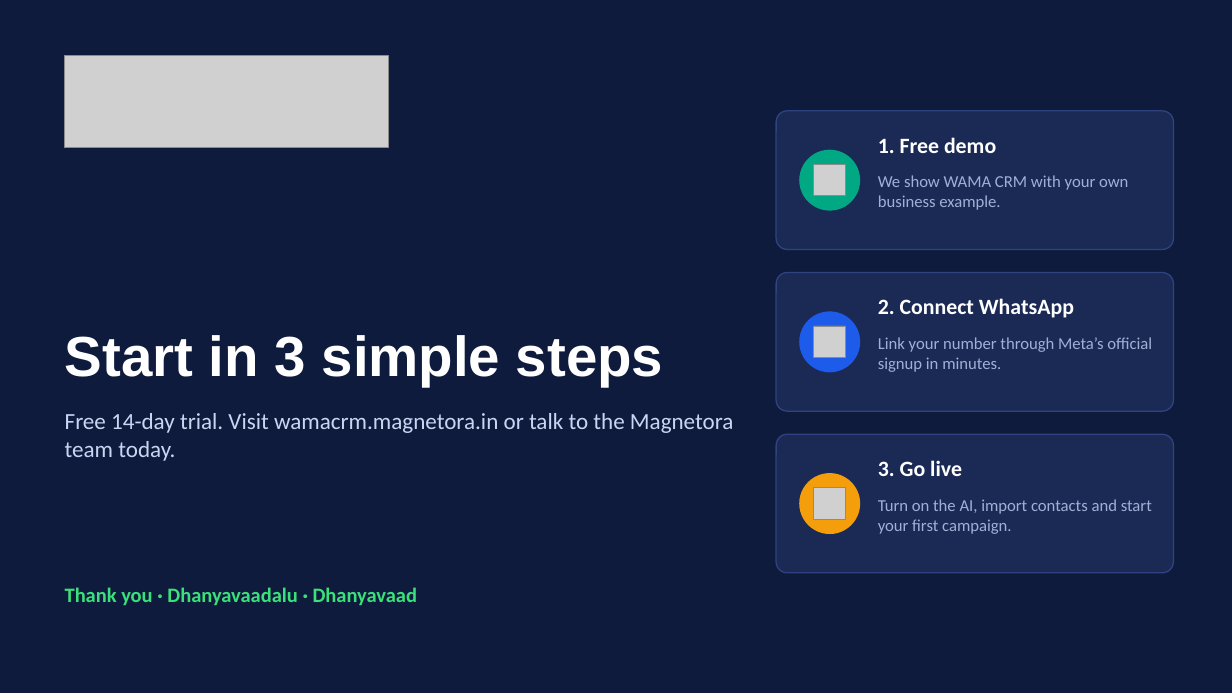
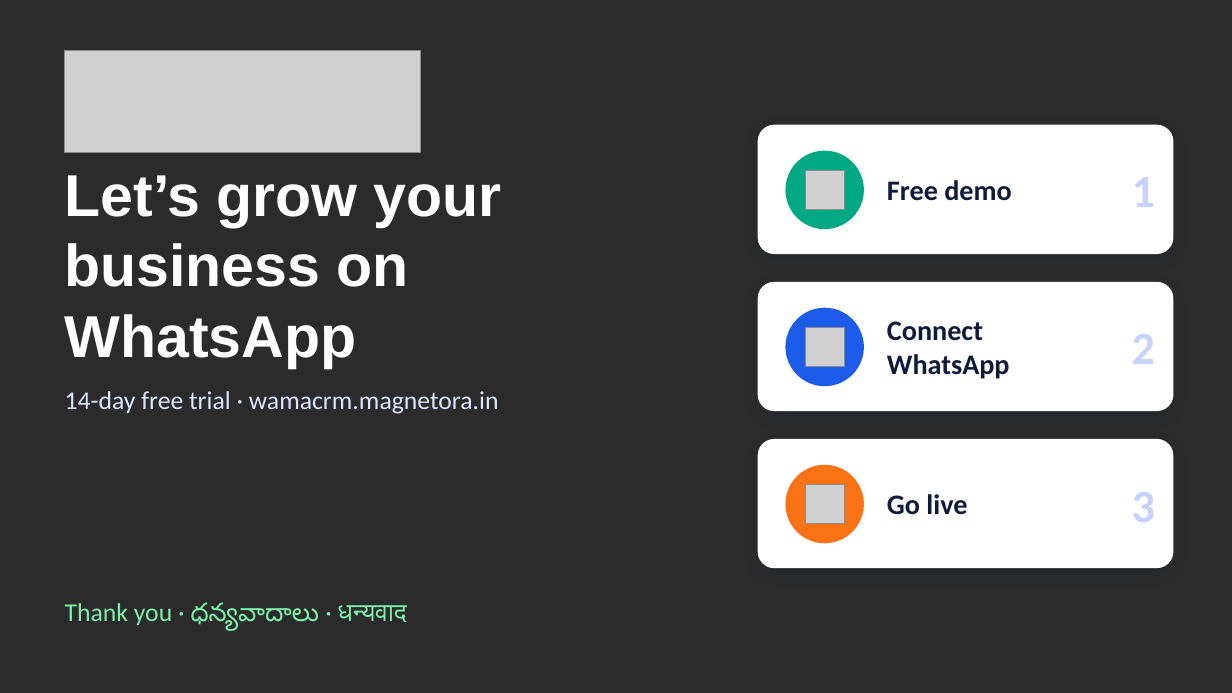
Before and after one commit to tejachennu/Marketing-CRM, a slide deck: slide 14 of docs/presentations/WAMA-CRM-Client-Presentation.pptx. Drawn at 1232x693 pixels with LibreOffice and Linux fonts; fonts in the diff are those of the drawing; grey boxes stand for pictures; background and template pictures are left out; a plain dark background stands for a picture behind light text. Boxes give left, top, right and bottom in pixels: in the first picture for what was removed or moved away, otherwise in the second. Text is boxed around its words. In the diff, an @@ line names an element or a change of style, - is before the commit and + after.

```diff
--- a/docs/presentations/WAMA-CRM-Client-Presentation.pptx
+++ b/docs/presentations/WAMA-CRM-Client-Presentation.pptx
@@ background #0E1B3D to picture (left out) @@
@@ picture: place and size @@
-picture at bbox=[65, 55, 388, 148]
+picture at bbox=[65, 51, 421, 152]
@@ fill #1B2A55 to #FFFFFF; outline #2E4380 1 pt to none; shadow on; proportions changed in 3 elements at bbox=[758, 439, 1174, 568], bbox=[758, 282, 1174, 411], bbox=[758, 125, 1174, 254] @@
@@ rounded rectangle: place and size @@
-rounded rectangle at bbox=[776, 111, 1174, 250]
+rounded rectangle at bbox=[758, 125, 1174, 254]
@@ title at bbox=[65, 175, 502, 368]: text changed; size 44 to 46 pt @@
-Start in 3 simple steps
+Let’s grow your business on WhatsApp
@@ ellipse: place and size @@
-ellipse at bbox=[799, 150, 860, 211]
+ellipse at bbox=[786, 151, 864, 229]
@@ picture: place and size @@
-picture at bbox=[814, 165, 846, 196]
+picture at bbox=[805, 170, 844, 209]
@@ text at bbox=[1132, 177, 1155, 207]: text changed; size 17 to 36 pt; text colour #FFFFFF to #C7D2FE @@
-1. Free demo
+1
@@ text at bbox=[887, 180, 1011, 201]: text changed; size 13 to 22 pt; text colour #9FB0D6 to #0E1B3D; bold on @@
-We show WAMA CRM with your own business example.
+Free demo
@@ rounded rectangle: place and size @@
-rounded rectangle at bbox=[776, 273, 1174, 411]
+rounded rectangle at bbox=[758, 282, 1174, 411]
@@ ellipse: place and size @@
-ellipse at bbox=[799, 311, 860, 372]
+ellipse at bbox=[786, 308, 864, 386]
@@ picture: place and size @@
-picture at bbox=[814, 326, 846, 358]
+picture at bbox=[805, 327, 844, 366]
@@ text at bbox=[887, 321, 1010, 379]: text changed; size 13 to 22 pt; text colour #9FB0D6 to #0E1B3D; bold on @@
-Link your number through Meta’s official signup in minutes.
+Connect WhatsApp
@@ text at bbox=[1132, 334, 1155, 364]: text changed; size 17 to 36 pt; text colour #FFFFFF to #C7D2FE @@
-2. Connect WhatsApp
+2
@@ text at bbox=[65, 391, 499, 414]: text changed; size 18 to 20 pt; text colour #C9D6F2 to #DCE6FF @@
-Free 14-day trial. Visit wamacrm.magnetora.in or talk to the Magnetora team today.
+14-day free trial · wamacrm.magnetora.in
@@ rounded rectangle: place and size @@
-rounded rectangle at bbox=[776, 434, 1174, 573]
+rounded rectangle at bbox=[758, 439, 1174, 568]
@@ ellipse: place and size @@
-ellipse at bbox=[799, 473, 860, 534]
+ellipse at bbox=[786, 465, 864, 543]
@@ ellipse at bbox=[786, 465, 864, 543]: fill #F59E0B to #F97316 @@
@@ vertical alignment top to middle in 6 elements at bbox=[1132, 492, 1155, 522], bbox=[1132, 334, 1155, 364], bbox=[1132, 177, 1155, 207], bbox=[887, 180, 1011, 201], bbox=[887, 321, 1010, 379], bbox=[887, 494, 967, 515] @@
@@ picture: place and size @@
-picture at bbox=[814, 488, 846, 519]
+picture at bbox=[805, 484, 844, 523]
@@ text at bbox=[887, 494, 967, 515]: text changed; size 13 to 22 pt; text colour #9FB0D6 to #0E1B3D; bold on @@
-Turn on the AI, import contacts and start your first campaign.
+Go live
@@ text at bbox=[1132, 492, 1155, 522]: text changed; size 17 to 36 pt; text colour #FFFFFF to #C7D2FE @@
-3. Go live
+3
@@ text at bbox=[65, 602, 407, 631]: text changed; size 16 to 20 pt; text colour #3BE07A to #7CF0A8; bold off @@
-Thank you · Dhanyavaadalu · Dhanyavaad
+Thank you · ధన్యవాదాలు · धन्यवाद
```
Also in this commit, not shown: 7 other slides changed, 6 slides added, 6 slides removed, 13 other files.
